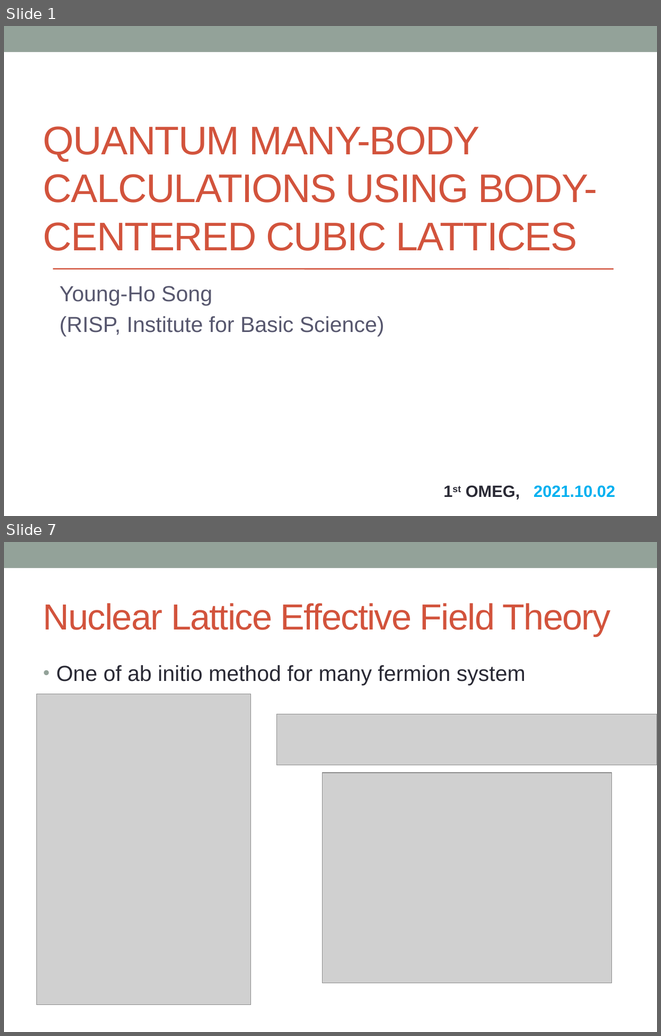
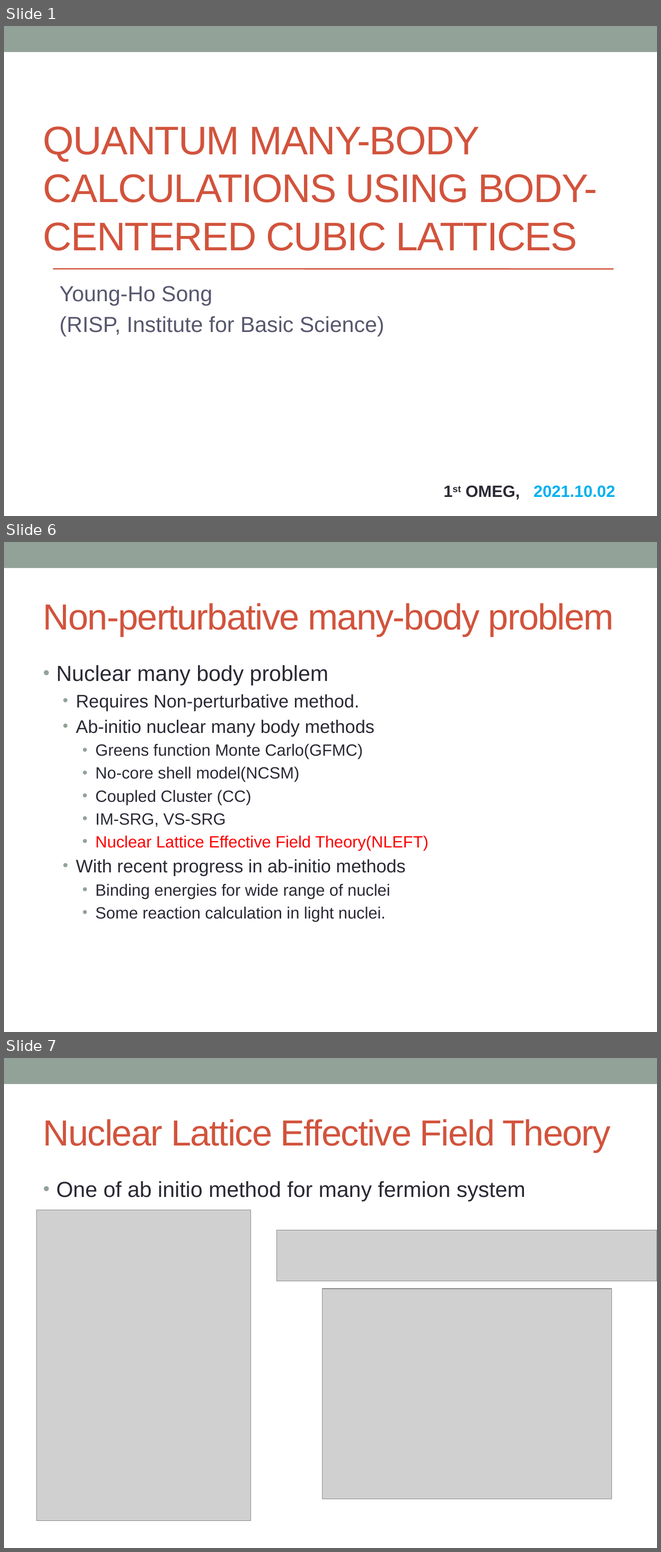
Before and after one commit to alphacentaury-github/NPSS2020, a slide deck: 20211002_BCC_OMEG.pptx. Shown one above the other, each under a label of ours: slides 1 and 7 before the commit, slides 1, 6 and 7 after it; the slides between them are not shown. The pictures are 661x1036 and 661x1552 pixels, drawn with LibreOffice and Linux fonts; fonts in the diff are those of the drawing; grey boxes stand for pictures. Boxes give left, top, right and bottom in pixels: in the first picture for what was removed or moved away, otherwise in the second. Text is boxed around its words. In the diff, an @@ line names an element or a change of style, - is before the commit and + after.

```diff
--- a/20211002_BCC_OMEG.pptx
+++ b/20211002_BCC_OMEG.pptx
@@ slide 6 added at [4, 542, 657, 1032], background #FFFFFF; not listed: 1 template element that a slide beside it also shows @@
@@ title added at [43, 603, 614, 636], 40 pt, text #D2533C @@
+Non-perturbative many-body problem
@@ text added at [56, 665, 429, 921], 18 pt, text #292934 @@
+• Nuclear many body problem
+  • Requires Non-perturbative method.
+  • Ab-initio nuclear many body methods
+    • Greens function Monte Carlo(GFMC)
+    • No-core shell model(NCSM)
+    • Coupled Cluster (CC)
+    • IM-SRG, VS-SRG
+    • Nuclear Lattice Effective Field Theory(NLEFT)
+  • With recent progress in ab-initio methods
+    • Binding energies for wide range of nuclei
+    • Some reaction calculation in light nuclei.
```
Also in this commit, not shown: 6 slides changed, 18 other slides added, 5 slides removed.
